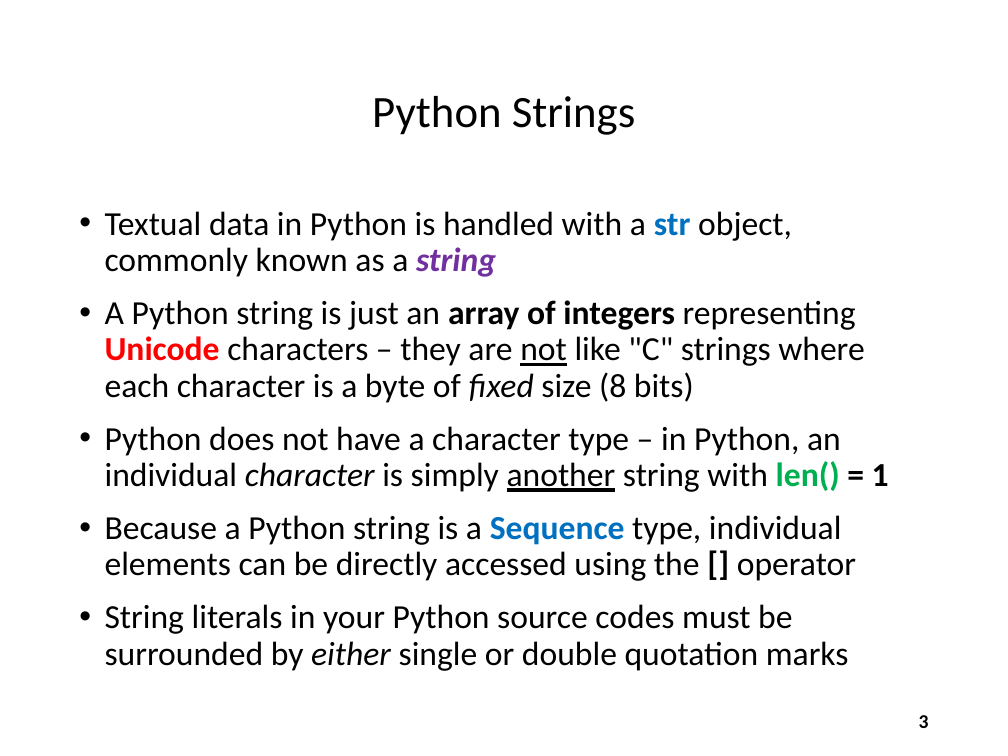
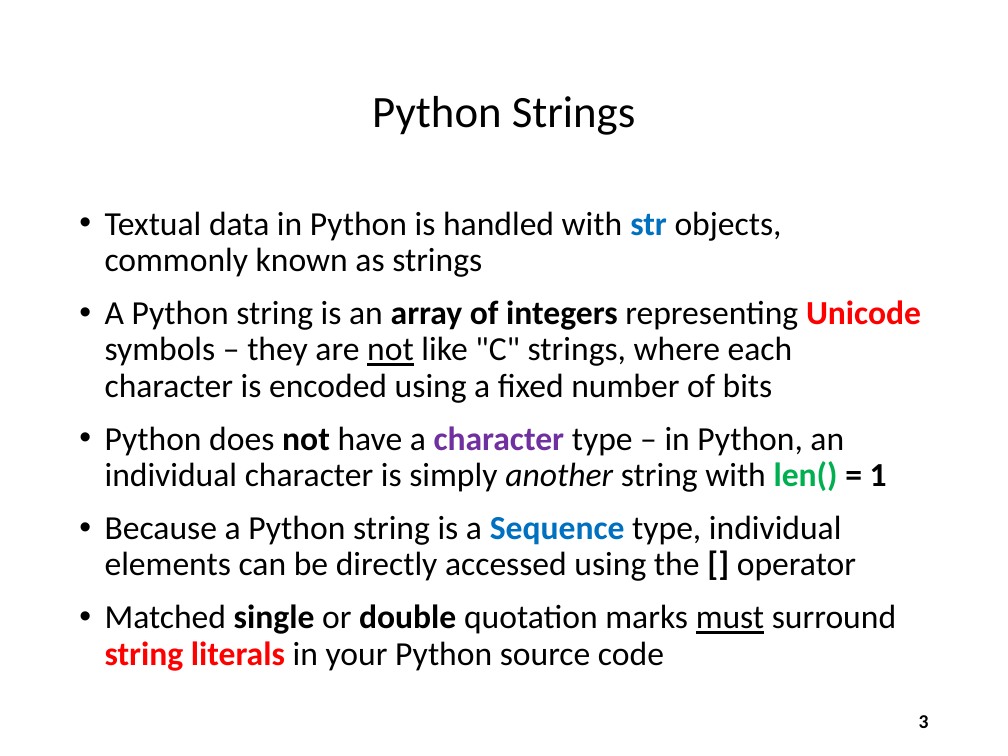
Before and after one commit to dbiersach/scicomp101, a slide deck: slide 3 of Session 08 - Histograms and Code Breaking/Session 08 - Histograms and Code Breaking.pptx. Drawn at 1008x756 pixels with LibreOffice and Linux fonts; fonts in the diff are those of the drawing. Boxes give left, top, right and bottom in pixels: in the first picture for what was removed or moved away, otherwise in the second. Text is boxed around its words. In the diff, an @@ line names an element or a change of style, - is before the commit and + after.

```diff
--- a/Session 08 - Histograms and Code Breaking/Session 08 - Histograms and Code Breaking.pptx
+++ b/Session 08 - Histograms and Code Breaking/Session 08 - Histograms and Code Breaking.pptx
@@ text at (x1=105, y1=211, x2=921, y2=403): text changed @@
-• Textual data in Python is handled with a str object, commonly known as a string
-• A Python string is just an array of integers representing Unicode characters – they are not like "C" strings where each character is a byte of fixed size (8 bits)
+• Textual data in Python is handled with str objects, commonly known as strings
+• A Python string is an array of integers representing Unicode symbols – they are not like "C" strings, where each character is encoded using a fixed number of bits
@@ text at (x1=105, y1=426, x2=887, y2=492): text colour #000000 to #7030A0, italic off in "character"; bold on in "not character"; italic on, underline off in "another" @@
@@ text at (x1=105, y1=604, x2=896, y2=671): text changed @@
-• String literals in your Python source codes must be surrounded by either single or double quotation marks
+• Matched single or double quotation marks must surround string literals in your Python source code
```
Also in this commit, not shown: 3 other slides changed, 2 slides added.
